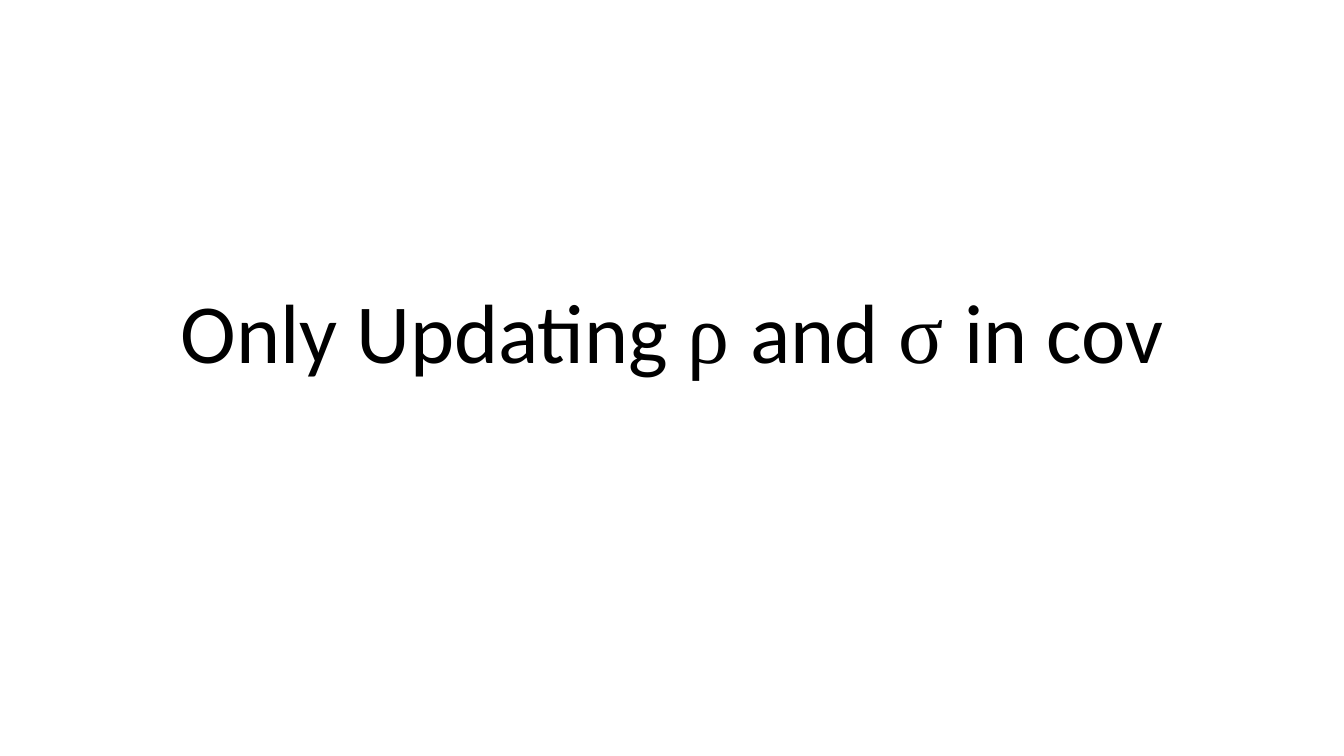
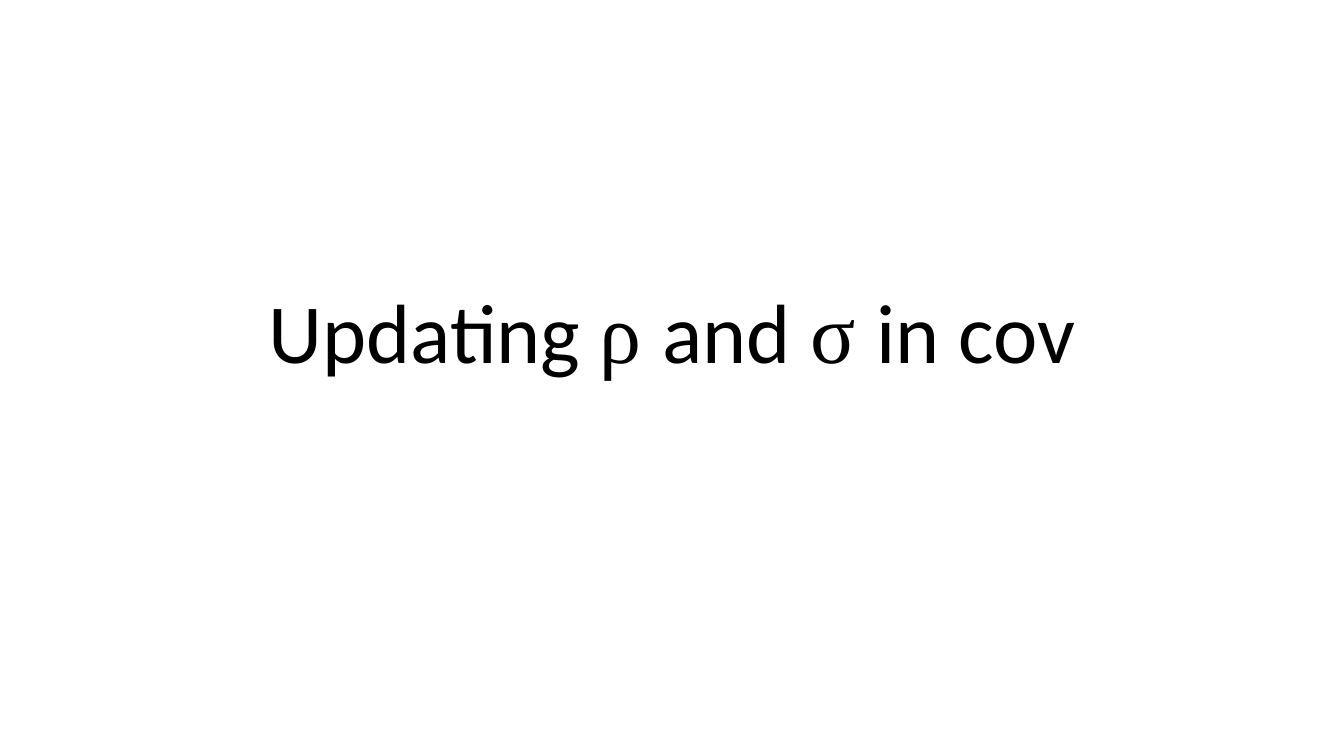
Before and after one commit to reza-sf9/FOOOF, a slide deck: slide 1 of Report/rep_11_4_21.pptx. Drawn at 1344x756 pixels with LibreOffice and Linux fonts; fonts in the diff are those of the drawing. Boxes give left, top, right and bottom in pixels: in the first picture for what was removed or moved away, otherwise in the second. Text is boxed around its words. In the diff, an @@ line names an element or a change of style, - is before the commit and + after.

Commit message:
updating report

```diff
--- a/Report/rep_11_4_21.pptx
+++ b/Report/rep_11_4_21.pptx
@@ title at [269, 304, 1076, 379]: text changed @@
-Only Updating ρ and σ in cov
+Updating ρ and σ in cov
```
